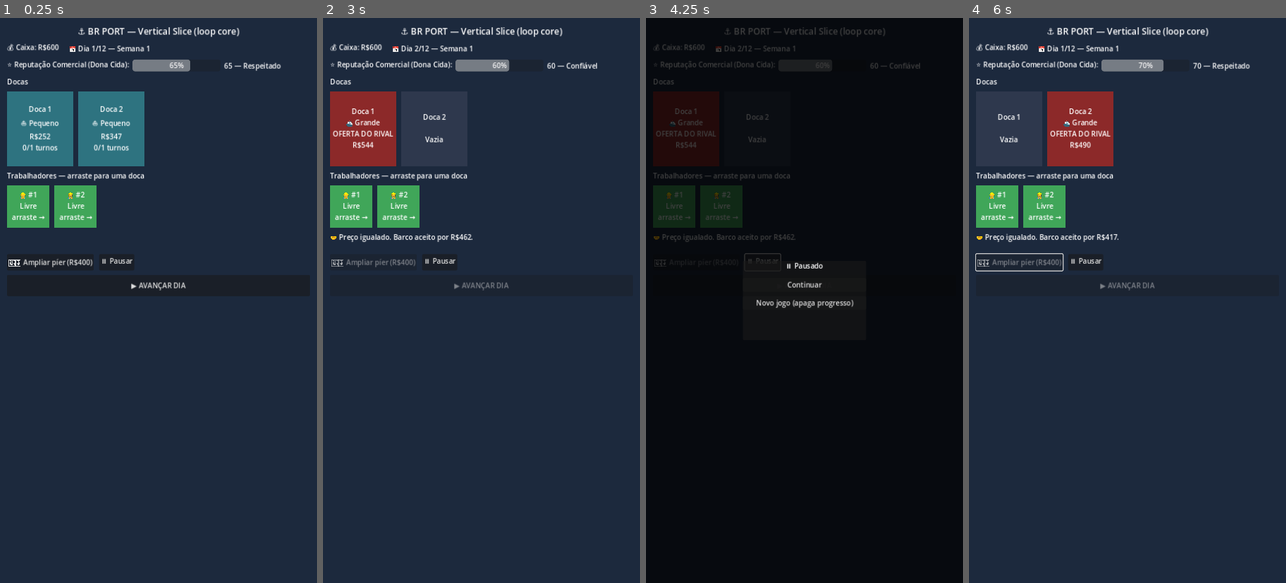
Above: before the commit, frames 1-4 (left to right).
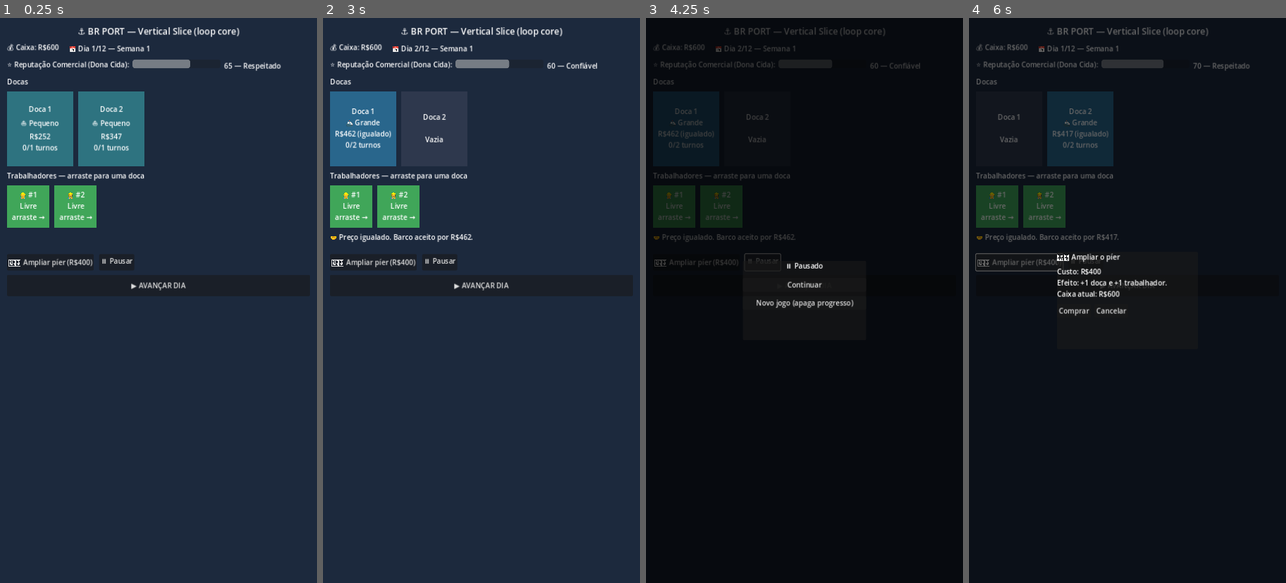
Above: after the commit, the same moments.

Repository: Brunoleon98/br-port
Game: Godot game, scene res://scenes/Main.tscn
The game is run twice, just before and just after one commit, with the same random seed, the same clock (stepped at 60 frames per second) and the same inputs.
Inputs (mouse positions are in pixels of both pictures, inside the frame that each line leads up to):
- Up to frame 1 (0.25 s): no input
- Up to frame 2 (3 s): click "▶ AVANÇAR DIA" at 0.5 s; click (373, 260) at 1.25 s, where only the run before the commit has a clickable "🏗️ Ampliar píer (R$400)"; click "⏸ Pausar" at 2 s; click "Igualar R$462" at 2.75 s
- Up to frame 3 (4.25 s): click "⏸ Pausar" at 3.5 s
- Up to frame 4 (6 s): click "Novo jogo (apaga progresso)" at 4.25 s; click "Igualar R$417" at 5 s; click (1019, 260) at 5.75 s, where only the run after the commit has a clickable "🏗️ Ampliar píer (R$400)"

The runs differ from the first frame. In frame 1, 0.1% of the frame differs, in the area x 41-60%, y 7-10%; in frame 2, 3.1%; in frame 3, 2.6%; in frame 4, 100%, in the area x 0-100%, y 0-100%.

Commit message:
Fix the freeze after resolving a rival offer, plus 7 related bugs
First human playtest surfaced two defects visible in one screenshot:
the "AVANÇAR DIA" button locked out permanently after accepting
Arlindo's discount, and worker #3 sat in two docks at once while all
three workers still read "Livre".

Root cause of the freeze: resolve_rival_offer() restored
phase = "playing" *after* emitting its signals, so the HUD refreshed
while phase was still "rival_offer" (disabling the button) and nothing
emitted afterwards to re-enable it. Every phase transition now goes
through _set_phase(), which emits a new phase_changed signal the UI
listens to — killing the whole family (pay_debt and _end_game had the
same shape).

Root cause of the double assignment: assign_worker() only checked
busy_turns, which advance_turn() populates, so a worker allocated
during the current turn still read as free. Added worker_dock_index()
and rejected re-assignment; Worker.gd now greys out and refuses to
start a drag. Since that makes a mis-drop costly, added
release_worker() — tapping a dock returns the worker while progress
is still 0.

Also fixed: HUD not refreshing on assignment, the pier upgrade's new
dock/worker not appearing until the next day, one-frame duplicate
nodes from deferred queue_free, "Dia 13/12" overflow, and the
redundant "100%" drawn over the reputation bar.

Verification now instantiates the real scene instead of only calling
GameState, which is why the earlier sim missed both bugs. Added
tests/run_tests.gd — 18 assertions covering the reported freeze
end-to-end (asserting the button is re-enabled), double assignment,
release, upgrade, and 40 full playthroughs. All pass; the game also
boots clean headless.

Balance note: those 40 runs land around 60-70% wins, not the even
split I reported earlier. That earlier "4 wins / 4 losses" came from
an 8-run sample — too small to conclude anything. The game is easier
than I said, and may want retuning after a real playtest.

Diff:
--- a/brport_vs/autoload/GameState.gd
+++ b/brport_vs/autoload/GameState.gd
@@ -18,7 +18,12 @@
 signal reputation_changed(new_reputation: float)
 signal turn_advanced(new_turn: int, week: int)
 signal boats_spawned()
-signal worker_assigned()
+# Docas/trabalhadores mudaram (alocação, liberação ou upgrade).
+signal roster_changed()
+# Toda troca de fase passa por _set_phase() e emite isto. A UI depende
+# disso para reabilitar botões — sem esse sinal o jogo trava (era o bug
+# de travamento depois de resolver a oferta do rival).
+signal phase_changed(new_phase: String)
 signal rival_offer_triggered(dock_index: int)
 signal debt_due(amount: int)
 signal game_over(won: bool, reason: String)
@@ -102,7 +107,7 @@
 	reputation = REPUTATION_START
 	upgrade_purchased = false
 	parcela_paid = false
-	phase = "playing"
+	_set_phase("playing")
 	pending_rival_dock = -1
 	end_reason = ""
 	won = false
@@ -120,6 +125,13 @@
 	save_game()
 
 
+func _set_phase(new_phase: String) -> void:
+	if phase == new_phase:
+		return
+	phase = new_phase
+	phase_changed.emit(phase)
+
+
 func week_of(t: int) -> int:
 	return int(ceil(float(t) / float(TURNS_PER_WEEK)))
 
@@ -148,9 +160,48 @@
 	var worker = _find_worker(worker_id)
 	if worker == null or int(worker["busy_turns"]) > 0:
 		return false
+	# `busy_turns` só é preenchido no advance_turn, então dentro do mesmo
+	# turno ele não impede nada — é preciso olhar as docas para saber se o
+	# trabalhador já está alocado, senão dá para colocar o mesmo sujeito em
+	# várias docas e faturar de graça.
+	var already := worker_dock_index(worker_id)
+	if already >= 0:
+		message.emit("Trabalhador #%d já está na Doca %d. Toque na doca para liberá-lo." % [worker_id, already + 1], "warn")
+		return false
 	dock["worker_id"] = worker_id
 	message.emit("✅ Trabalhador alocado. Avance o dia para operar.", "good")
-	worker_assigned.emit()
+	roster_changed.emit()
+	save_game()
+	return true
+
+
+# Devolve o índice da doca onde o trabalhador está alocado, ou -1.
+func worker_dock_index(worker_id: int) -> int:
+	for i in range(docks.size()):
+		var assigned = docks[i]["worker_id"]
+		if assigned != null and int(assigned) == worker_id:
+			return i
+	return -1
+
+
+# Tira o trabalhador da doca — só enquanto a operação não começou, para o
+# jogador poder desfazer um arrasto errado sem perder o turno.
+func release_worker(dock_index: int) -> bool:
+	if phase != "playing":
+		return false
+	if dock_index < 0 or dock_index >= docks.size():
+		return false
+	var dock: Dictionary = docks[dock_index]
+	if dock["worker_id"] == null:
+		return false
+	var boat = dock["boat"]
+	if boat != null and int(boat["progress"]) > 0:
+		message.emit("A operação já começou — não dá para tirar o trabalhador agora.", "warn")
+		return false
+	var worker_id := int(dock["worker_id"])
+	dock["worker_id"] = null
+	message.emit("Trabalhador #%d liberado." % worker_id, "")
+	roster_changed.emit()
 	save_game()
 	return true
 
@@ -169,8 +220,15 @@
 	var dock: Dictionary = docks[pending_rival_dock]
 	var boat = dock["boat"]
 	if boat == null:
-		phase = "playing"
-		return
+		pending_rival_dock = -1
+		_set_phase("playing")
+		return
+	# A fase volta ANTES de emitir qualquer coisa: os sinais abaixo fazem a UI
+	# se redesenhar, e se ela ler `phase` ainda em "rival_offer" o botão de
+	# avançar o dia fica desabilitado para sempre.
+	pending_rival_dock = -1
+	_set_phase("playing")
+
 	if accept_match:
 		var discounted := int(round(boat["value"] * (1.0 - RIVAL_DISCOUNT)))
 		boat["matched"] = true
@@ -182,12 +240,11 @@
 	else:
 		metrics["rival_refused"] += 1
 		metrics["boats_lost"] += 1
-		docks[pending_rival_dock]["boat"] = null
-		docks[pending_rival_dock]["worker_id"] = null
+		dock["boat"] = null
+		dock["worker_id"] = null
 		_change_reputation(-REPUTATION_LOSS_RIVAL_REFUSED)
 		message.emit("❌ Barco foi para o rival (Arlindo). Reputação caiu.", "bad")
-	pending_rival_dock = -1
-	phase = "playing"
+	roster_changed.emit()
 	save_game()
 
 
@@ -232,7 +289,7 @@
 		_process_week_end(week_of(prev_turn))
 
 	if prev_turn == PARCELA_DUE_TURN and not parcela_paid:
-		phase = "debt_payment"
+		_set_phase("debt_payment")
 		debt_due.emit(PARCELA_AMOUNT)
 		save_game()
 		return
@@ -263,9 +320,9 @@
 
 
 func _end_game(did_win: bool, reason: String) -> void:
-	phase = "game_over"
 	won = did_win
 	end_reason = reason
+	_set_phase("game_over")
 	game_over.emit(did_win, reason)
 	save_game()
 
@@ -279,7 +336,7 @@
 		return
 	cash -= PARCELA_AMOUNT
 	parcela_paid = true
-	phase = "playing"
+	_set_phase("playing")
 	cash_changed.emit(cash)
 	message.emit("✅ Parcela de R$%d paga ao Sr. Ribeiro." % PARCELA_AMOUNT, "good")
 	turn_advanced.emit(turn, current_week())
@@ -305,6 +362,7 @@
 	for i in range(UPGRADE_EXTRA_WORKERS):
 		workers.append({"id": workers.size() + 1, "busy_turns": 0})
 	cash_changed.emit(cash)
+	roster_changed.emit()
 	message.emit("🏗️ Píer ampliado! +1 doca e +1 trabalhador.", "good")
 	save_game()
 	return true
@@ -352,7 +410,7 @@
 		var idx: int = newly_spawned[_rng.randi_range(0, newly_spawned.size() - 1)]
 		docks[idx]["boat"]["rival"] = true
 		pending_rival_dock = idx
-		phase = "rival_offer"
+		_set_phase("rival_offer")
 		rival_offer_triggered.emit(idx)
 
 
--- a/brport_vs/scripts/Dock.gd
+++ b/brport_vs/scripts/Dock.gd
@@ -46,6 +46,9 @@
 	var worker_txt := ""
 	if dock["worker_id"] != null:
 		worker_txt = "\n👷 #%d" % int(dock["worker_id"])
+		# Enquanto a operação não começou dá para desfazer um arrasto errado.
+		if int(boat["progress"]) == 0:
+			worker_txt += " (toque p/ liberar)"
 
 	if boat.get("rival", false) and not boat.get("matched", false):
 		_bg.color = Color(0.55, 0.16, 0.16)
@@ -70,3 +73,12 @@
 
 func _drop_data(_at_position: Vector2, data) -> void:
 	GameState.assign_worker(int(data["worker_id"]), dock_index)
+
+
+func _gui_input(event: InputEvent) -> void:
+	# Tocar/clicar numa doca com trabalhador alocado o devolve para a lista,
+	# desde que a operação ainda não tenha começado.
+	if event is InputEventMouseButton and event.pressed and event.button_index == MOUSE_BUTTON_LEFT:
+		if GameState.docks[dock_index]["worker_id"] != null:
+			GameState.release_worker(dock_index)
+			accept_event()
--- a/brport_vs/scripts/Main.gd
+++ b/brport_vs/scripts/Main.gd
@@ -89,6 +89,8 @@
 	_rep_bar = ProgressBar.new()
 	_rep_bar.custom_minimum_size = Vector2(200, 20)
 	_rep_bar.max_value = 100
+	# O número já aparece no label ao lado; a porcentagem na barra é ruído.
+	_rep_bar.show_percentage = false
 	rep_row.add_child(_rep_bar)
 
 	_rep_label = Label.new()
@@ -142,9 +144,10 @@
 func _connect_game_state() -> void:
 	GameState.cash_changed.connect(func(_v): _refresh_hud())
 	GameState.reputation_changed.connect(func(_v): _refresh_hud())
+	GameState.phase_changed.connect(func(_p): _refresh_hud())
 	GameState.turn_advanced.connect(func(_t, _w): _refresh_all())
 	GameState.boats_spawned.connect(func(): _refresh_docks())
-	GameState.worker_assigned.connect(func(): _refresh_docks(); _refresh_workers())
+	GameState.roster_changed.connect(_refresh_all)
 	GameState.message.connect(_on_message)
 	GameState.rival_offer_triggered.connect(_on_rival_offer_triggered)
 	GameState.debt_due.connect(_on_debt_due)
@@ -159,7 +162,9 @@
 
 func _refresh_hud() -> void:
 	_cash_label.text = "💰 Caixa: R$%d" % int(GameState.cash)
-	_day_label.text = "📅 Dia %d/%d — Semana %d" % [GameState.turn, GameState.TURNS_TOTAL, GameState.current_week()]
+	var shown_day: int = min(GameState.turn, GameState.TURNS_TOTAL)
+	var shown_week: int = min(GameState.current_week(), GameState.WEEKS_TOTAL)
+	_day_label.text = "📅 Dia %d/%d — Semana %d" % [shown_day, GameState.TURNS_TOTAL, shown_week]
 	_rep_bar.value = GameState.reputation
 	_rep_label.text = "%d — %s" % [int(GameState.reputation), GameState.reputation_label()]
 	_upgrade_button.disabled = GameState.upgrade_purchased or GameState.phase != "playing"
@@ -167,9 +172,16 @@
 	_advance_button.disabled = GameState.phase != "playing"
 
 
+func _clear(container: Node) -> void:
+	# queue_free() sozinho é adiado até o fim do frame — sem o remove_child o
+	# container fica com os nós velhos e os novos ao mesmo tempo por um frame.
+	for child in container.get_children():
+		container.remove_child(child)
+		child.queue_free()
+
+
 func _refresh_docks() -> void:
-	for child in _docks_container.get_children():
-		child.queue_free()
+	_clear(_docks_container)
 	for i in range(GameState.docks.size()):
 		var dock_node = DockScene.instantiate()
 		_docks_container.add_child(dock_node)
@@ -177,8 +189,7 @@
 
 
 func _refresh_workers() -> void:
-	for child in _workers_container.get_children():
-		child.queue_free()
+	_clear(_workers_container)
 	for w in GameState.workers:
 		var worker_node = WorkerScene.instantiate()
 		_workers_container.add_child(worker_node)
--- a/brport_vs/scripts/Worker.gd
+++ b/brport_vs/scripts/Worker.gd
@@ -36,9 +36,16 @@
 	if w == null:
 		return
 	var busy: int = int(w["busy_turns"])
+	# `busy_turns` só conta operações que já começaram; quem foi alocado neste
+	# turno ainda está com 0 e precisa ser detectado pela doca, senão aparece
+	# como "Livre" e dá para arrastar o mesmo trabalhador para outra doca.
+	var dock_index := GameState.worker_dock_index(worker_id)
 	if busy > 0:
 		_bg.color = Color(0.3, 0.3, 0.35)
 		_label.text = "👷 #%d\nOcupado (%dt)" % [worker_id, busy]
+	elif dock_index >= 0:
+		_bg.color = Color(0.35, 0.4, 0.5)
+		_label.text = "👷 #%d\nNa Doca %d" % [worker_id, dock_index + 1]
 	else:
 		_bg.color = Color(0.25, 0.65, 0.35)
 		_label.text = "👷 #%d\nLivre\narraste →" % worker_id
@@ -55,6 +62,8 @@
 	var w = _find_self()
 	if w == null or int(w["busy_turns"]) > 0 or GameState.phase != "playing":
 		return null
+	if GameState.worker_dock_index(worker_id) >= 0:
+		return null
 	var preview := ColorRect.new()
 	preview.color = Color(0.25, 0.65, 0.35, 0.85)
 	preview.custom_minimum_size = Vector2(90, 90)
--- /dev/null
+++ b/brport_vs/tests/run_tests.gd
@@ -0,0 +1,157 @@
+extends SceneTree
+
+# Harness de QA temporário — NÃO faz parte do jogo. Apagado antes do commit.
+# Diferente das rodadas anteriores, este instancia a CENA REAL e inspeciona o
+# botão "AVANÇAR DIA", que é onde o bug reportado se manifestava.
+
+var _fails := 0
+var GS
+
+
+func _check(label: String, ok: bool) -> void:
+	if ok:
+		print("  PASS  %s" % label)
+	else:
+		print("  FAIL  %s" % label)
+		_fails += 1
+
+
+# new_game() já sorteia barcos e pode abrir uma oferta do rival (30%); nesse
+# estado assign_worker/buy_upgrade recusam de propósito. Os testes que não são
+# sobre o rival precisam começar de uma partida em "playing".
+func _fresh_playing() -> void:
+	GS.new_game()
+	if GS.phase == "rival_offer":
+		GS.resolve_rival_offer(true)
+
+
+func _fake_boat(value: int, op_turns: int, rival: bool) -> Dictionary:
+	return {
+		"id": 999, "value": value, "op_turns": op_turns, "large": op_turns > 1,
+		"progress": 0, "rival": rival, "matched": false, "matched_value": 0,
+	}
+
+
+var _done := false
+
+
+# Os testes rodam no primeiro frame, não em _initialize(): dentro de
+# _initialize() a árvore ainda não está ativa e o _ready() das cenas
+# instanciadas não dispara (o botão sai como null).
+func _process(_delta: float) -> bool:
+	if _done:
+		return true
+	_done = true
+	_run()
+	return true
+
+
+func _run() -> void:
+	GS = root.get_node("GameState")
+	GS.clear_save()
+
+	print("=== T1/T2: travamento depois da oferta do rival (cena real) ===")
+	for accept in [true, false]:
+		GS.new_game()
+		var main = load("res://scenes/Main.tscn").instantiate()
+		root.add_child(main)
+
+		# Monta uma oferta de rival na doca 0.
+		GS.docks[0]["boat"] = _fake_boat(300, 1, true)
+		GS.docks[0]["worker_id"] = null
+		GS.pending_rival_dock = 0
+		GS._set_phase("rival_offer")
+
+		var btn = main._advance_button
+		_check("[%s] botao desabilitado durante a oferta" % ("igualar" if accept else "recusar"), btn.disabled == true)
+
+		GS.resolve_rival_offer(accept)
+
+		_check("[%s] fase voltou para playing" % ("igualar" if accept else "recusar"), GS.phase == "playing")
+		_check("[%s] botao AVANCAR DIA reabilitado  <-- o bug reportado" % ("igualar" if accept else "recusar"), btn.disabled == false)
+
+		root.remove_child(main)
+		main.free()
+
+	print("=== T3: mesmo trabalhador em duas docas ===")
+	_fresh_playing()
+	GS.docks[0]["boat"] = _fake_boat(200, 1, false)
+	GS.docks[1]["boat"] = _fake_boat(200, 1, false)
+	GS.docks[0]["worker_id"] = null
+	GS.docks[1]["worker_id"] = null
+	var first = GS.assign_worker(1, 0)
+	var second = GS.assign_worker(1, 1)
+	_check("primeira alocacao aceita", first == true)
+	_check("segunda alocacao do MESMO trabalhador recusada", second == false)
+	_check("doca 1 continua sem trabalhador", GS.docks[1]["worker_id"] == null)
+	_check("worker_dock_index aponta a doca 0", GS.worker_dock_index(1) == 0)
+
+	print("=== T4: liberar trabalhador ===")
+	var released = GS.release_worker(0)
+	_check("release_worker devolveu o trabalhador", released == true and GS.docks[0]["worker_id"] == null)
+	_check("da para realocar depois de liberar", GS.assign_worker(1, 1) == true)
+	# Com a operacao em andamento nao pode liberar.
+	GS.docks[1]["boat"]["progress"] = 1
+	_check("recusa liberar com operacao em andamento", GS.release_worker(1) == false)
+
+	print("=== T5: upgrade avisa a UI ===")
+	_fresh_playing()
+	var roster_fired := [false]
+	GS.roster_changed.connect(func(): roster_fired[0] = true)
+	GS.cash = GS.UPGRADE_COST + 100
+	var bought = GS.buy_upgrade()
+	_check("upgrade comprado", bought == true)
+	_check("roster_changed disparou", roster_fired[0] == true)
+	_check("docas subiram para 3", GS.docks.size() == 3)
+	_check("trabalhadores subiram para 3", GS.workers.size() == 3)
+
+	print("=== T6: regressao — partidas completas ===")
+	var wins := 0
+	var losses := 0
+	for run in range(40):
+		GS.clear_save()
+		GS.new_game()
+		var bought_up := false
+		var safety := 0
+		while GS.phase != "game_over" and safety < 300:
+			safety += 1
+			if GS.phase == "rival_offer":
+				GS.resolve_rival_offer(true)
+				continue
+			if GS.phase == "debt_payment":
+				if GS.cash >= GS.PARCELA_AMOUNT:
+					GS.pay_debt()
+				else:
+					GS.fail_debt()
+				continue
+			if GS.phase == "playing":
+				if not bought_up and GS.cash >= GS.UPGRADE_COST:
+					GS.buy_upgrade()
+					bought_up = true
+				for w in GS.workers:
+					if int(w["busy_turns"]) > 0 or GS.worker_dock_index(int(w["id"])) >= 0:
+						continue
+					for i in range(GS.docks.size()):
+						var d = GS.docks[i]
+						if d["boat"] != null and d["worker_id"] == null:
+							var b = d["boat"]
+							if b.get("rival", false) and not b.get("matched", false):
+								continue
+							if GS.assign_worker(int(w["id"]), i):
+								break
+				GS.advance_turn()
+		if safety >= 300:
+			_check("partida %d terminou (sem loop infinito)" % run, false)
+		if GS.won:
+			wins += 1
+		else:
+			losses += 1
+	_check("40 partidas completadas sem travar", wins + losses == 40)
+	print("  -> vitorias=%d derrotas=%d" % [wins, losses])
+
+	print("")
+	if _fails == 0:
+		print("=== TODOS OS TESTES PASSARAM ===")
+	else:
+		print("=== %d TESTE(S) FALHARAM ===" % _fails)
+	quit(_fails)
Not shown, changed: brport_vs/COMO_RODAR.md
